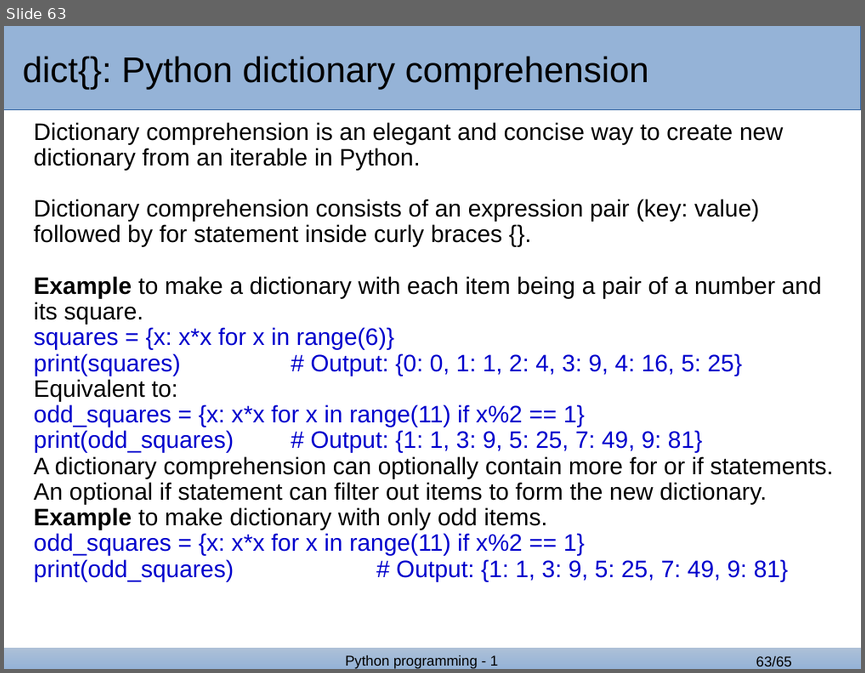
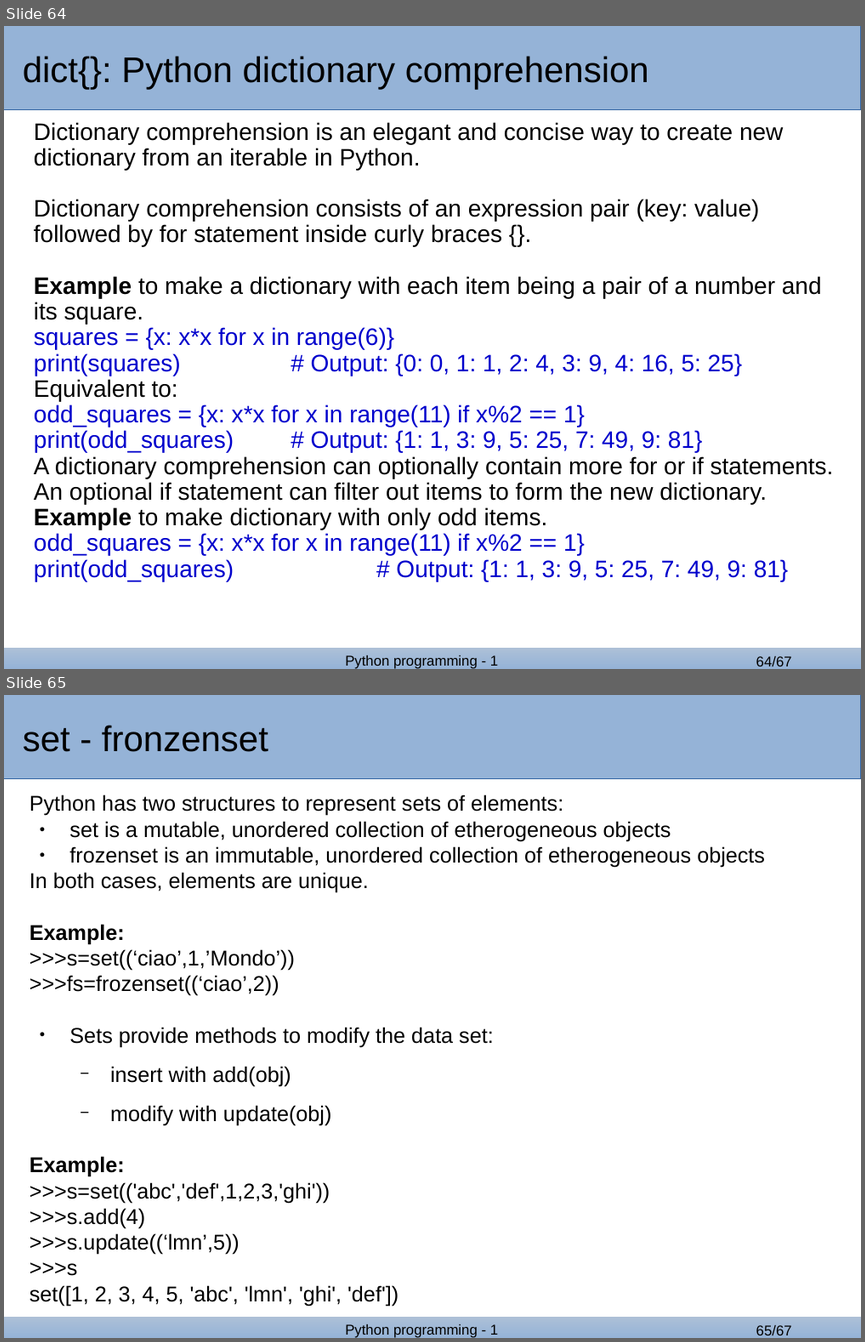
Before and after one commit to GozDavid/bash_lectures, a slide deck: python_2.odp. Shown one above the other, each under a label of ours: slide 63 before the commit, slides 64 and 65 after it. The pictures are 865x673 and 865x1342 pixels, drawn with LibreOffice and Linux fonts; fonts in the diff are those of the drawing; background and template pictures are left out. Boxes give left, top, right and bottom in pixels: in the first picture for what was removed or moved away, otherwise in the second. Text is boxed around its words. In the diff, an @@ line names an element or a change of style, - is before the commit and + after.

```diff
--- a/python_2.odp
+++ b/python_2.odp
@@ slide 65 added at (4, 695, 861, 1338), background #FFFFFF; not listed: 4 template elements that a slide beside it also shows @@
@@ rectangle added at (4, 698, 720, 776), fill #95B3D7, 30 pt, text #000000 @@
+set - fronzenset
@@ text added at (30, 794, 765, 1305), 18 pt, text #000000 @@
+Python has two structures to represent sets of elements:
+● set is a mutable, unordered collection of etherogeneous objects
+● frozenset is an immutable, unordered collection of etherogeneous objects
+In both cases, elements are unique.
+Example:
+>>>s=set((‘ciao’,1,’Mondo’))
+>>>fs=frozenset((‘ciao’,2))
+● Sets provide methods to modify the data set:
+  − insert with add(obj)
+  − modify with update(obj)
+Example:
+>>>s=set(('abc','def',1,2,3,'ghi'))
+>>>s.add(4)
+>>>s.update((‘lmn’,5))
+>>>s
+set([1, 2, 3, 4, 5, 'abc', 'lmn', 'ghi', 'def'])
@@ what was slide 63 is now slide 64 @@
@@ page number at (756, 656, 792, 666): text changed @@
-63/65
+64/67
```
Also in this commit, not shown: 3 slides changed, 3 other slides added, 2 slides removed, 5 other files.
